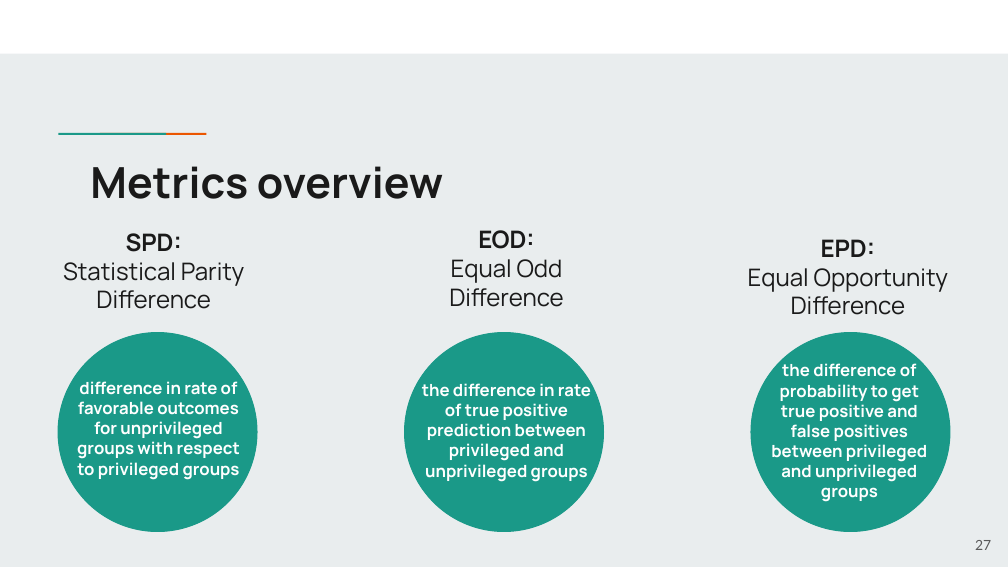
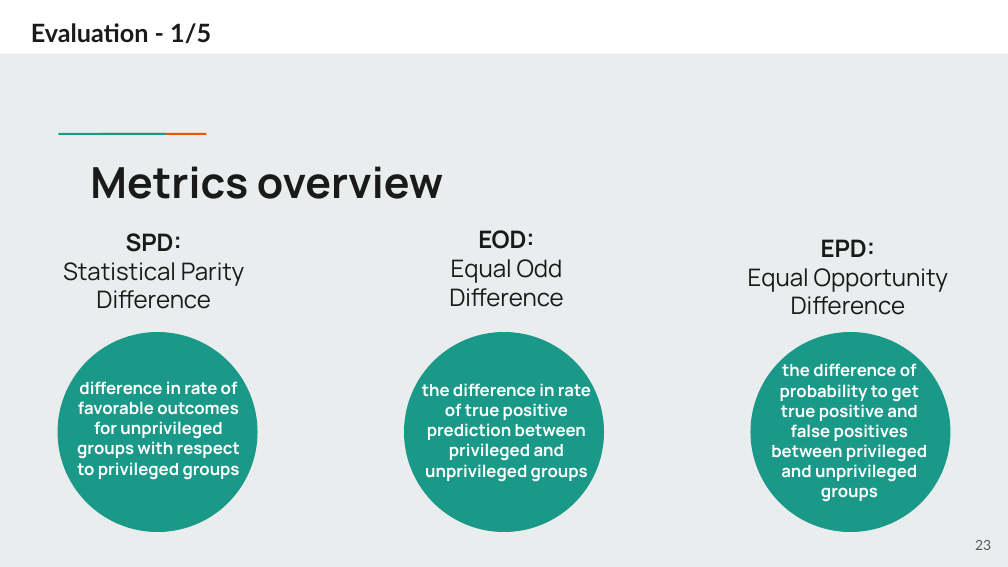
Before and after one commit to Roy160398/-Z-Fed---A-ZKP-Federated-Framework-to-Support-Balanced-Learning, a slide deck: slide 23 of docs/documentation/viva-presentation.pptx (slide 27 before the commit). Drawn at 1008x567 pixels with LibreOffice and Linux fonts; fonts in the diff are those of the drawing. Boxes give left, top, right and bottom in pixels: in the first picture for what was removed or moved away, otherwise in the second. Text is boxed around its words. In the diff, an @@ line names an element or a change of style, - is before the commit and + after.

```diff
--- a/docs/documentation/viva-presentation.pptx
+++ b/docs/documentation/viva-presentation.pptx
@@ text added at (x1=31, y1=23, x2=211, y2=44), 18 pt, text #1A1A1A, bold @@
+Evaluation - 1/5
@@ page number at (x1=975, y1=540, x2=991, y2=550): text changed @@
-27
+23
```
Also in this commit, not shown: 22 other slides changed, 7 slides added, 2 slides removed.
